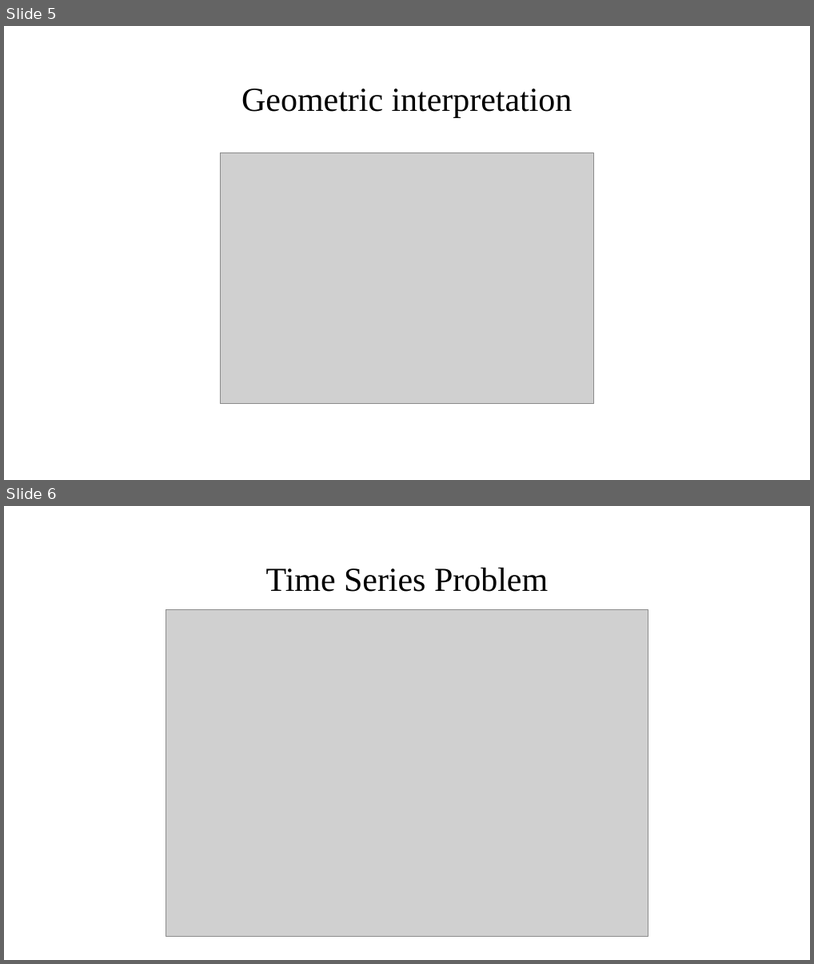
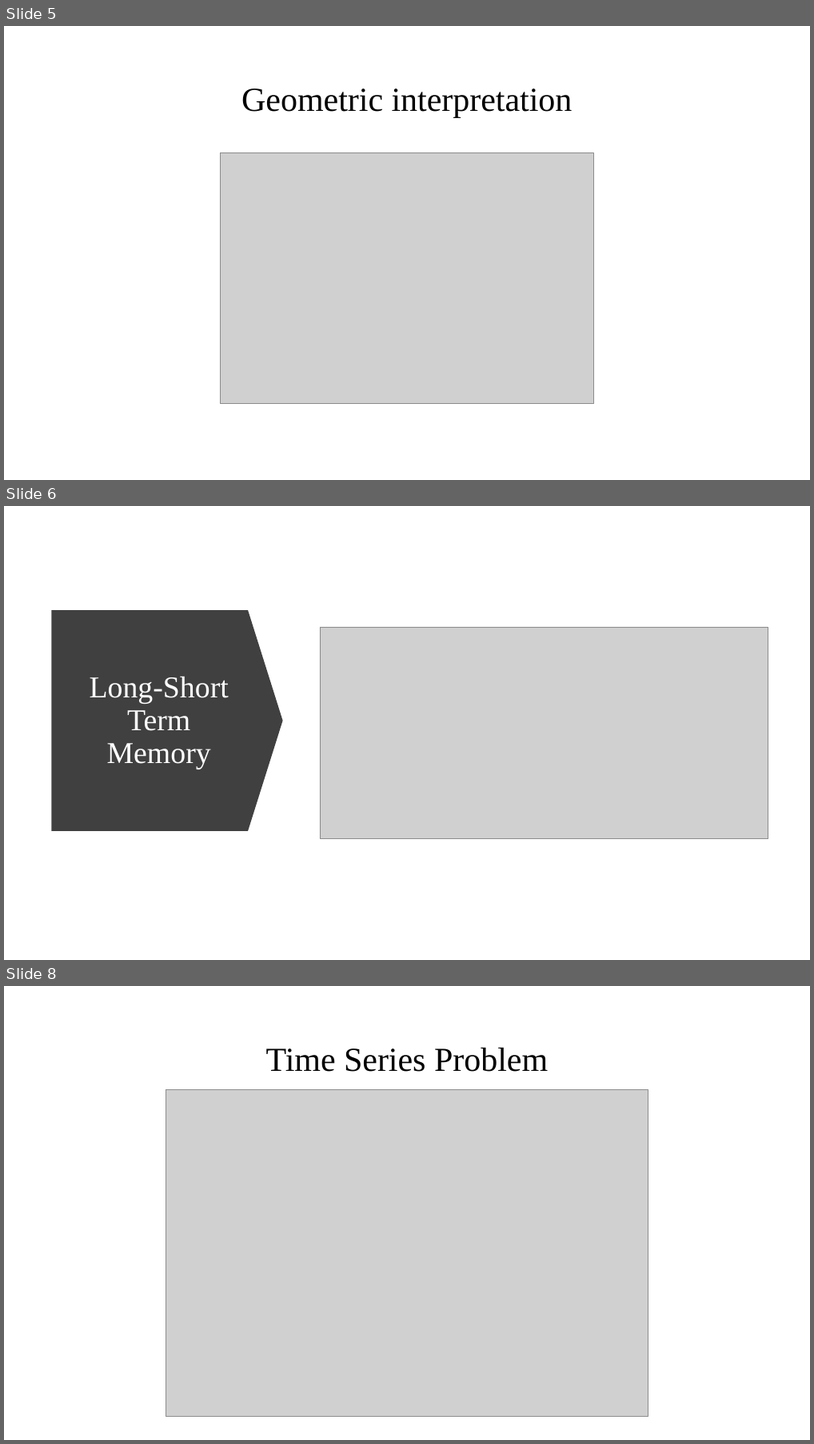
Before and after one commit to Zeyu-Xie/Myosotis-Backpropagation-in-Unstable-Neural-Networks, a slide deck: 2024.3.27_组会/RNN.pptx. Shown one above the other, each under a label of ours: slides 5 and 6 before the commit, slides 5, 6 and 8 after it; the slides between them are not shown. The pictures are 814x964 and 814x1444 pixels, drawn with LibreOffice and Linux fonts; fonts in the diff are those of the drawing; grey boxes stand for pictures. Boxes give left, top, right and bottom in pixels: in the first picture for what was removed or moved away, otherwise in the second. Text is boxed around its words. In the diff, an @@ line names an element or a change of style, - is before the commit and + after.

```diff
--- a/2024.3.27_组会/RNN.pptx
+++ b/2024.3.27_组会/RNN.pptx
@@ slide 6 added at <box>4,506,810,960</box>, background #FFFFFF @@
@@ down arrow added at <box>52,610,283,831</box>, fill #404040 @@
@@ picture added at <box>320,627,769,839</box> @@
@@ title added at <box>90,676,229,768</box>, 36 pt, text #FFFFFF @@
+Long-Short Term Memory
@@ what was slide 6 is now slide 8 @@
```
Also in this commit, not shown: 1 other slide added, 1 other file.
